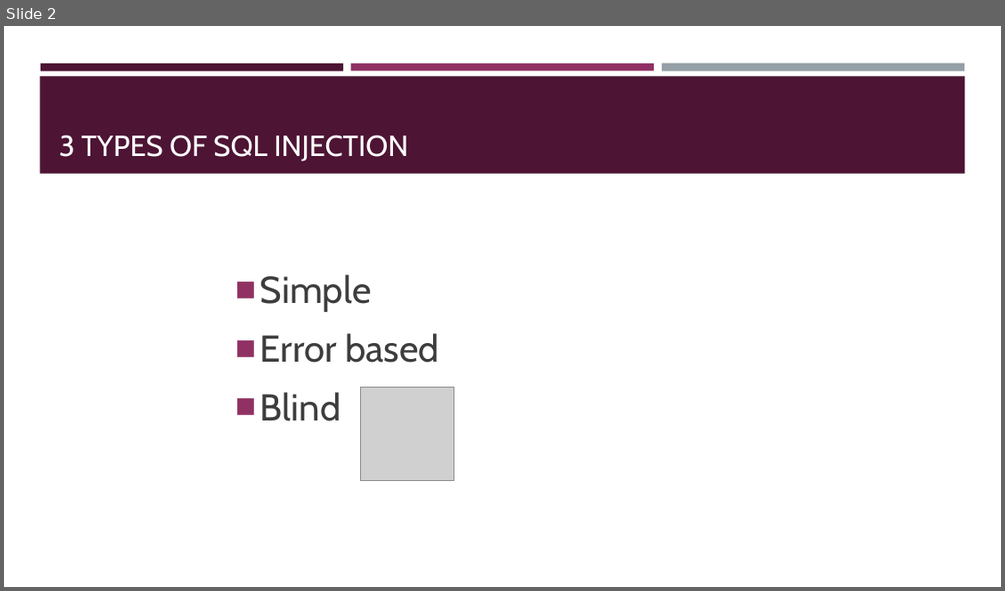
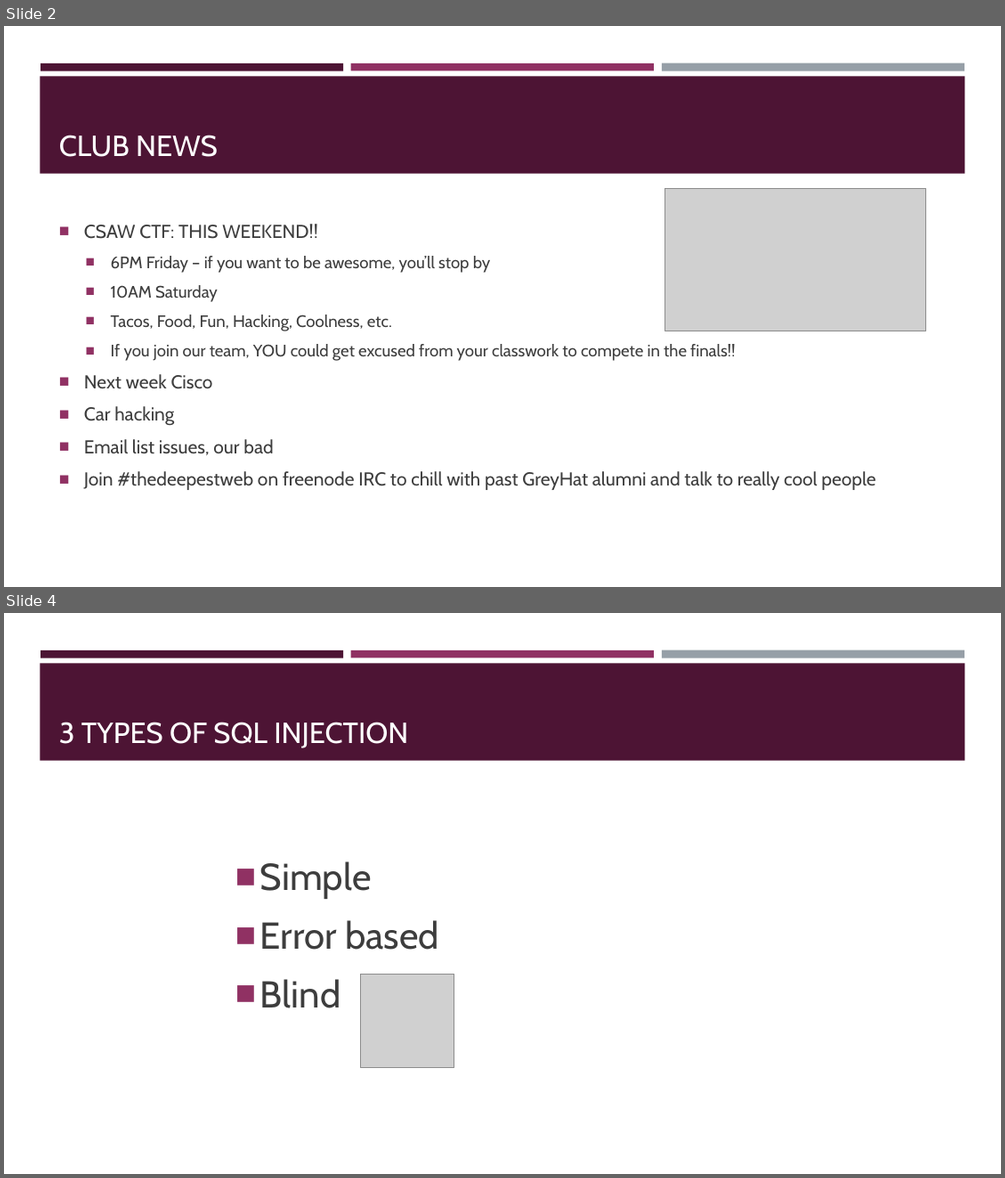
Before and after one commit to sidsenkumar11/sidsenkumar11.github.io, a slide deck: presentations/9-15-16_GreyHat_SQL_Injection.pptx. Shown one above the other, each under a label of ours: slide 2 before the commit, slides 2 and 4 after it; the slides between them are not shown. The pictures are 1005x591 and 1005x1178 pixels, drawn with LibreOffice and Linux fonts; fonts in the diff are those of the drawing; grey boxes stand for pictures. Boxes give left, top, right and bottom in pixels: in the first picture for what was removed or moved away, otherwise in the second. Text is boxed around its words. In the diff, an @@ line names an element or a change of style, - is before the commit and + after.

```diff
--- a/presentations/9-15-16_GreyHat_SQL_Injection.pptx
+++ b/presentations/9-15-16_GreyHat_SQL_Injection.pptx
@@ slide 2 added at (4,26,1001,587), background #FFFFFF; not listed: 4 template elements that a slide beside it also shows @@
@@ title added at (59,135,218,157), 28 pt, text #FFFFFF @@
+CLUB NEWS
@@ picture added at (665,188,926,330) @@
@@ text added at (84,224,875,490), 16 pt, text #3D3D3D @@
+■ CSAW CTF: THIS WEEKEND!!
+  ■ 6PM Friday – if you want to be awesome, you’ll stop by
+  ■ 10AM Saturday
+  ■ Tacos, Food, Fun, Hacking, Coolness, etc.
+  ■ If you join our team, YOU could get excused from your classwork to compete in the finals!!
+■ Next week Cisco
+■ Car hacking
+■ Email list issues, our bad
+■ Join #thedeepestweb on freenode IRC to chill with past GreyHat alumni and talk to really cool people
@@ what was slide 2 is now slide 4 @@
```
Also in this commit, not shown: 1 slide changed, 1 other slide added.
